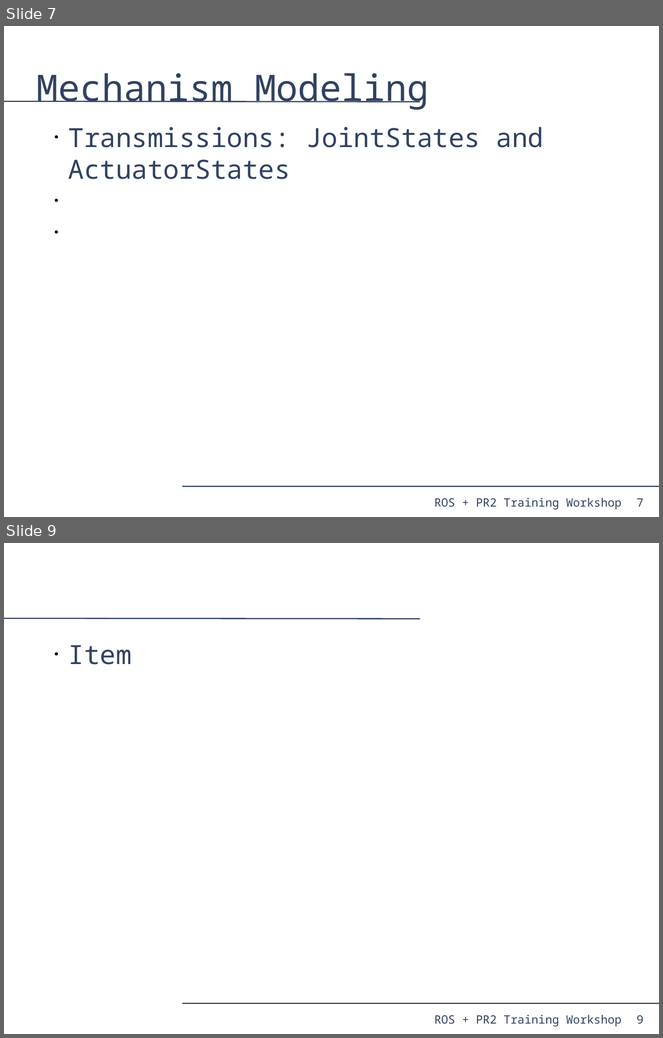
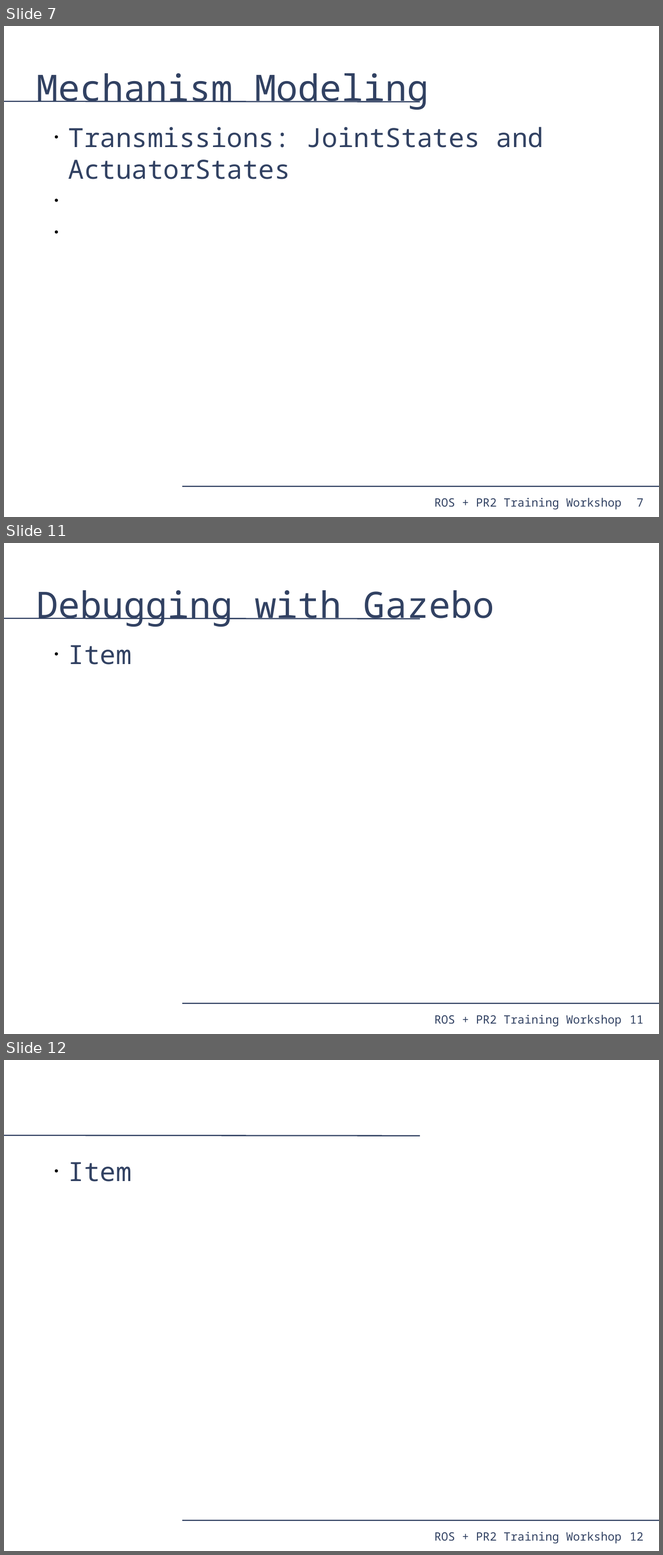
Before and after one commit to PR2/pr2_docs, a slide deck: pr2_training_workshop/simulation/simulation_training_workshop.odp. Shown one above the other, each under a label of ours: slides 7 and 9 before the commit, slides 7, 11 and 12 after it; the slides between them are not shown. The pictures are 663x1038 and 663x1555 pixels, drawn with LibreOffice and Linux fonts; fonts in the diff are those of the drawing. Boxes give left, top, right and bottom in pixels: in the first picture for what was removed or moved away, otherwise in the second. Text is boxed around its words. In the diff, an @@ line names an element or a change of style, - is before the commit and + after.

```diff
--- a/pr2_training_workshop/simulation/simulation_training_workshop.odp
+++ b/pr2_training_workshop/simulation/simulation_training_workshop.odp
@@ slide 11 added at <box>4,543,659,1034</box>, background #FFFFFF; not listed: 4 template elements that a slide beside it also shows @@
@@ title added at <box>37,590,494,627</box>, 44 pt, text #314162 @@
+Debugging with Gazebo
@@ text added at <box>68,645,132,665</box>, 32 pt, text #314162 @@
+• Item
@@ what was slide 9 is now slide 12 @@
@@ page number at <box>630,1533,644,1541</box>: text changed @@
-9
+12
```
Also in this commit, not shown: 3 other slides added, 2 slides removed.
